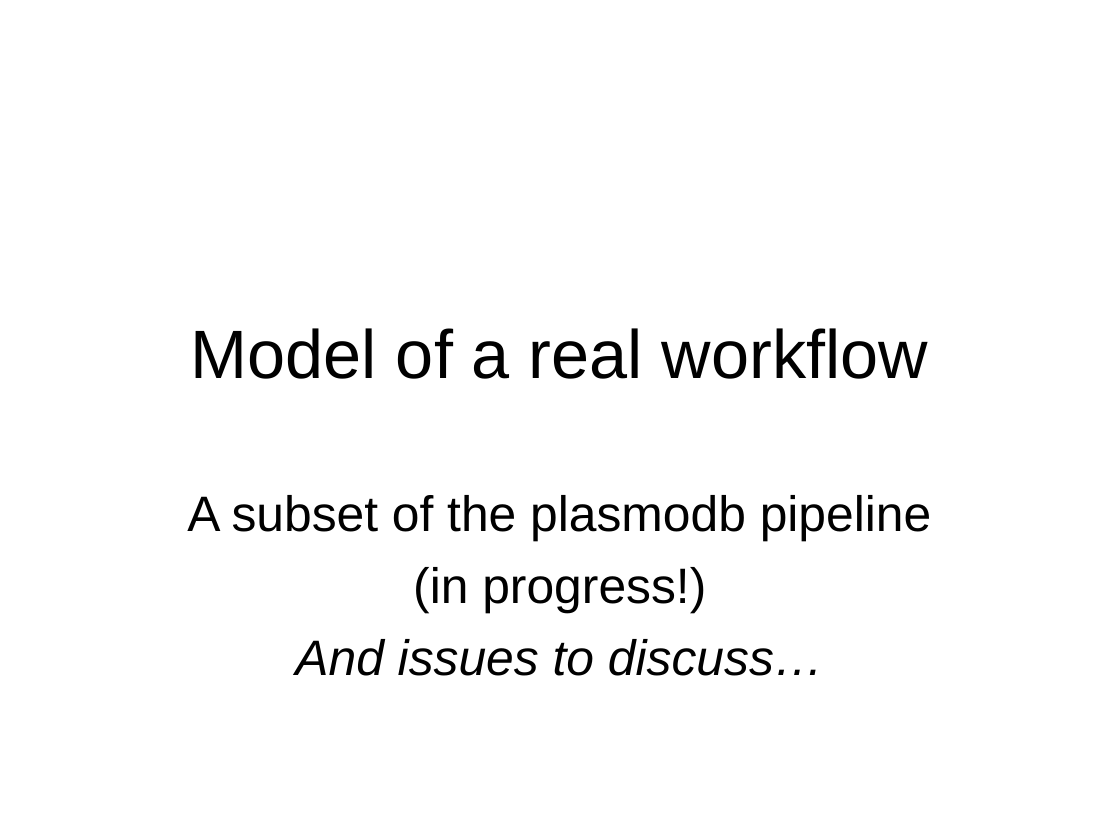
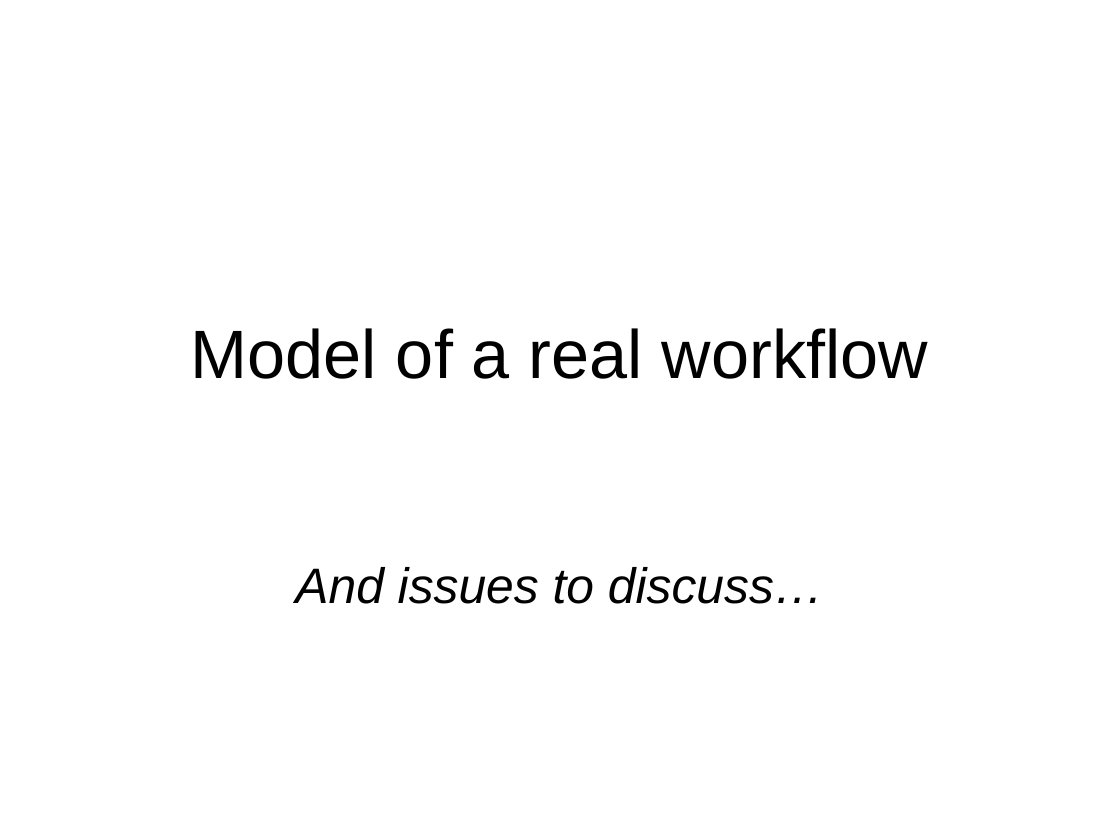
Before and after one commit to VEuPathDB/ApiCommonData, a slide deck: slide 1 of Load/doc/workflow/plasmodb/7.7/ApiWorkFlow.ppt. Drawn at 1120x840 pixels with LibreOffice and Linux fonts; fonts in the diff are those of the drawing. Boxes give left, top, right and bottom in pixels: in the first picture for what was removed or moved away, otherwise in the second. Text is boxed around its words. In the diff, an @@ line names an element or a change of style, - is before the commit and + after.

```diff
--- a/Load/doc/workflow/plasmodb/7.7/ApiWorkFlow.ppt
+++ b/Load/doc/workflow/plasmodb/7.7/ApiWorkFlow.ppt
@@ subtitle at (187,495,932,614): paragraphs removed @@
-A subset of the plasmodb pipeline
-(in progress!)
```
Also in this commit, not shown: 7 other slides changed, 4 slides added, 1 slide removed, 4 other files.
